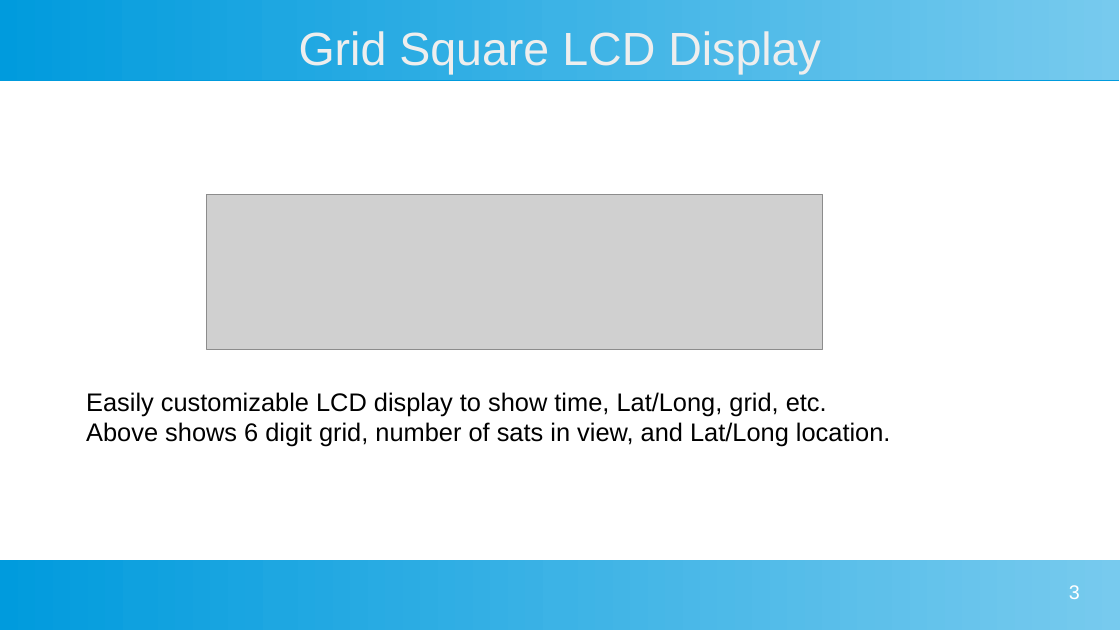
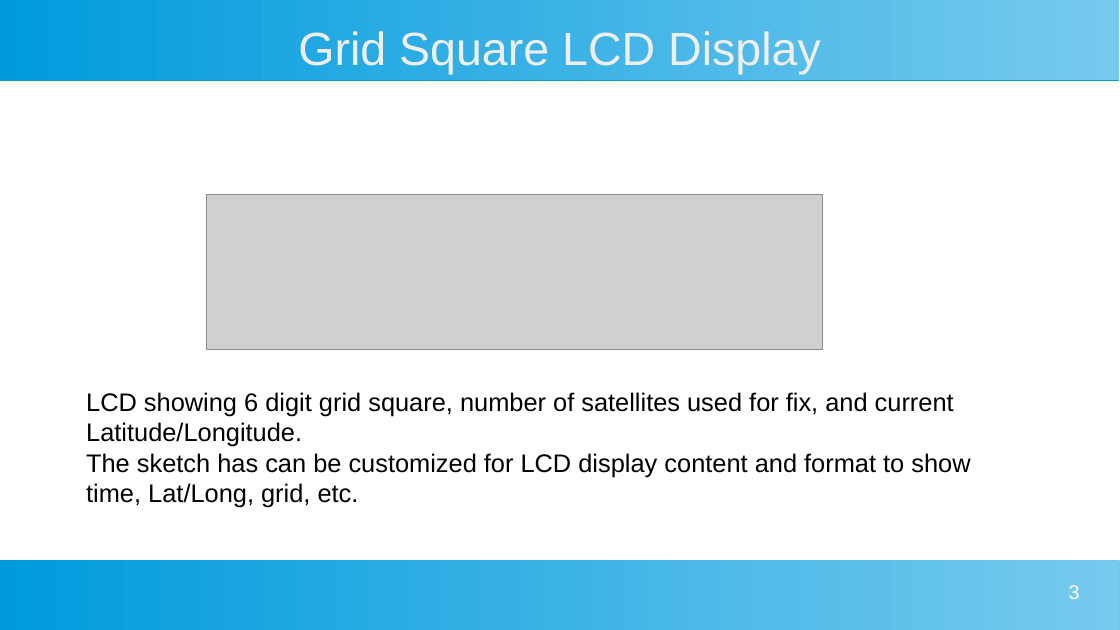
Before and after one commit to bpguy/gps_grid_sq_lcd, a slide deck: slide 3 of Grid_Square_LCD.pptx. Drawn at 1120x630 pixels with LibreOffice and Linux fonts; fonts in the diff are those of the drawing; grey boxes stand for pictures. Boxes give left, top, right and bottom in pixels: in the first picture for what was removed or moved away, otherwise in the second. Text is boxed around its words. In the diff, an @@ line names an element or a change of style, - is before the commit and + after.

Commit message:
added content and corrected grammar
made readability improvements

```diff
--- a/Grid_Square_LCD.pptx
+++ b/Grid_Square_LCD.pptx
@@ text at [86,392,970,508]: text changed @@
-Easily customizable LCD display to show time, Lat/Long, grid, etc.
-Above shows 6 digit grid, number of sats in view, and Lat/Long location.
+LCD showing 6 digit grid square, number of satellites used for fix, and current Latitude/Longitude.
+The sketch has can be customized for LCD display content and format to show time, Lat/Long, grid, etc.
```
Also in this commit, not shown: 3 other slides changed, 5 slides added, 9 other files.
